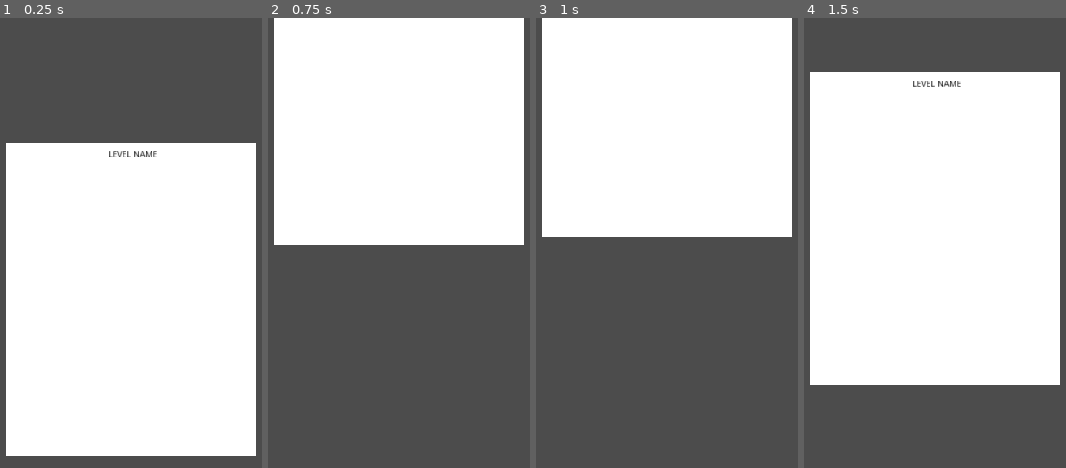
Above: before the commit, frames 1-4 (left to right).
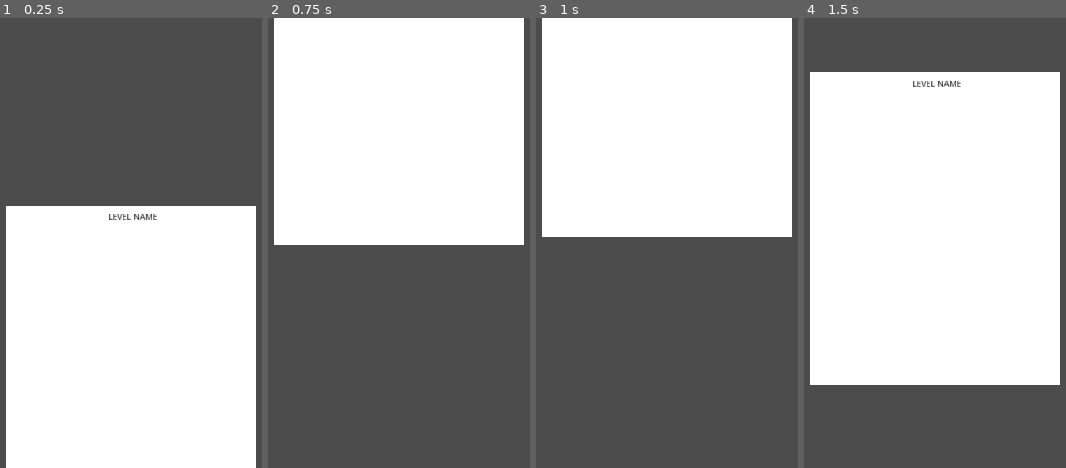
Above: after the commit, the same moments.

Repository: 2023M1T6-Inteli/grupo5
Game: Godot game, scene res://scenes/Clipboard.tscn
The game is run twice, just before and just after one commit, with the same random seed, the same clock (stepped at 60 frames per second) and the same inputs. This scene is started directly instead of the project's main scene.
Inputs (mouse positions are in pixels of both pictures, inside the frame that each line leads up to):
- Up to frame 1 (0.25 s): no input
- Up to frame 2 (0.75 s): click "LEVEL NAME" at 0.5 s
- Up to frame 3 (1 s): no input
- Up to frame 4 (1.5 s): tap Enter at 1.25 s; move the mouse to (outside the picture) at 1.27 s; hold D (move_right) from 1.28 s (still down); hold E (interact) from 1.28 s (still down)

The runs differ from the first frame. In frame 1, 16% of the frame differs, in the area x 2-98%, y 27-100%; in frame 2, nothing differs; in frame 3, nothing differs; in frame 4, nothing differs.

Commit message:
add: lang es-ES

Diff:
--- /dev/null
+++ b/src/locales/es-ES.json
@@ -0,0 +1,34 @@
+{
+    "buttons": {
+        "play": "Jugar",
+        "quit": "Salir",
+        "selectLanguage": "Seleccione El Idioma"
+    },
+    "characters": {
+        "chemical": "Quimico",
+        "player": "Operador"
+    },
+    "levels": [
+        "Nivel 1",
+        "Nivel 2",
+        "Nivel 3"
+    ],
+    "dialogs": [
+        {
+            "character": "chemical",
+            "text": "¡Hola! ¿Todo bien? Soy tu gerente. Debes ser el nuevo empleado de Unipar, ¿correcto? ¡Sea bienvenido!"
+        },
+        {
+            "character": "player",
+            "text": "¡Hola! Soy yo mismo. ¡El nuevo empleado! Estoy aquí para aprender sobre el día a día en la empresa y qué protocolos debo seguir para evitar accidentes."
+        },
+        {
+            "character": "chemical",
+            "text": "¡Bien! Ya puedes conocer las áreas de nuestra fábrica y sus normas. ¡Pero primero, pónganse los EPP y manténganse seguros! ¡Hubo un accidente en una fábrica de uno de nuestros competidores aquí en Camaçari y no queremos que pase lo mismo aquí! ¡Vamos, tienes mucho que hacer!"
+        },
+        {
+            "character": "player",
+            "text": "¡Puede dejar! ¡Estoy súper seguro para el primer día!."
+        }
+    ]
+}
--- a/src/locales/pt-BR.json
+++ b/src/locales/pt-BR.json
@@ -24,7 +24,7 @@
         },
         {
             "character": "chemical",
-            "text": "Certo! Você já pode conhecer as áreas da nossa fábrica e suas regras. Mas antes, pegue os EPI\"s e fique seguro! Ocorreu um acidente em uma fábrica de uma de nossas concorrentes aqui em Camaçari e não queremos que o mesmo aconteça aqui! Vamos lá! Você tem muito a fazer!"
+            "text": "Certo! Você já pode conhecer as áreas da nossa fábrica e suas regras. Mas antes, pegue os EPI's e fique seguro! Ocorreu um acidente em uma fábrica de uma de nossas concorrentes aqui em Camaçari e não queremos que o mesmo aconteça aqui! Vamos lá! Você tem muito a fazer!"
         },
         {
             "character": "player",
--- a/src/scenes/Clipboard.tscn
+++ b/src/scenes/Clipboard.tscn
@@ -21,9 +21,9 @@
 
 [node name="Clipboard" type="TextureButton"]
 margin_left = 120.0
-margin_top = 200.0
+margin_top = 300.0
 margin_right = 520.0
-margin_bottom = 700.0
+margin_bottom = 800.0
 texture_normal = ExtResource( 1 )
 script = ExtResource( 2 )
 
--- a/src/scripts/locales.gd
+++ b/src/scripts/locales.gd
@@ -1,7 +1,7 @@
 extends Node
 
 # idioma escolhido
-var language = 'en-US'
+var language = 'pt-BR'
 
 # configuração de idiomas
 var locale = {}
